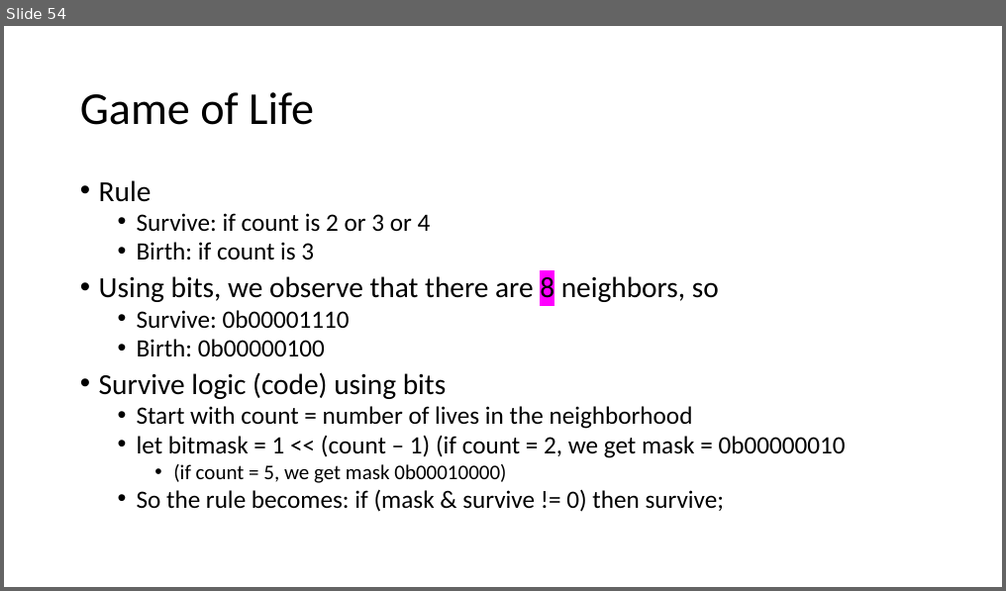
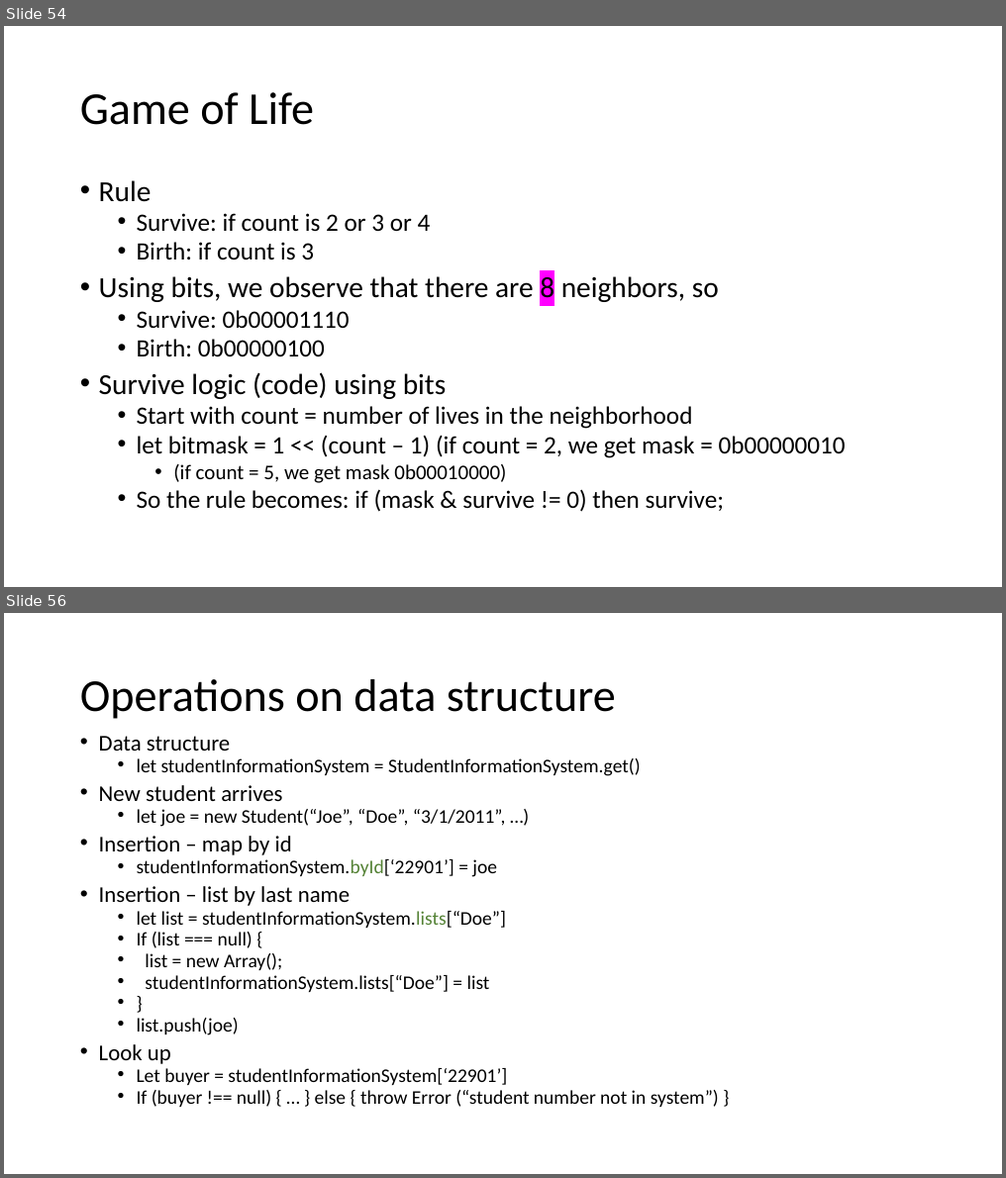
Before and after one commit to brianwhu/fun-in-js, a slide deck: documents/DataStructures.pptx. Shown one above the other, each under a label of ours: slide 54 before the commit, slides 54 and 56 after it; the slides between them are not shown. The pictures are 1006x591 and 1006x1178 pixels, drawn with LibreOffice and Linux fonts; fonts in the diff are those of the drawing. Boxes give left, top, right and bottom in pixels: in the first picture for what was removed or moved away, otherwise in the second. Text is boxed around its words. In the diff, an @@ line names an element or a change of style, - is before the commit and + after.

```diff
--- a/documents/DataStructures.pptx
+++ b/documents/DataStructures.pptx
@@ slide 56 added at [4,613,1002,1174], background #FFFFFF @@
@@ title added at [80,679,616,719], 44 pt, text #000000 @@
+Operations on data structure
@@ text added at [99,736,719,1107], 18.6 pt, text #000000 @@
+• Data structure
+  • let studentInformationSystem = StudentInformationSystem.get()
+• New student arrives
+  • let joe = new Student(“Joe”, “Doe”, “3/1/2011”, …)
+• Insertion – map by id
+  • studentInformationSystem.byId[‘22901’] = joe
+• Insertion – list by last name
+  • let list = studentInformationSystem.lists[“Doe”]
+  • If (list === null) {
+  • list = new Array();
+  • studentInformationSystem.lists[“Doe”] = list
+  • }
+  • list.push(joe)
+• Look up
+  • Let buyer = studentInformationSystem[‘22901’]
+  • If (buyer !== null) { … } else { throw Error (“student number not in system”) }
```
Also in this commit, not shown: 2 slides changed, 6 other slides added.
